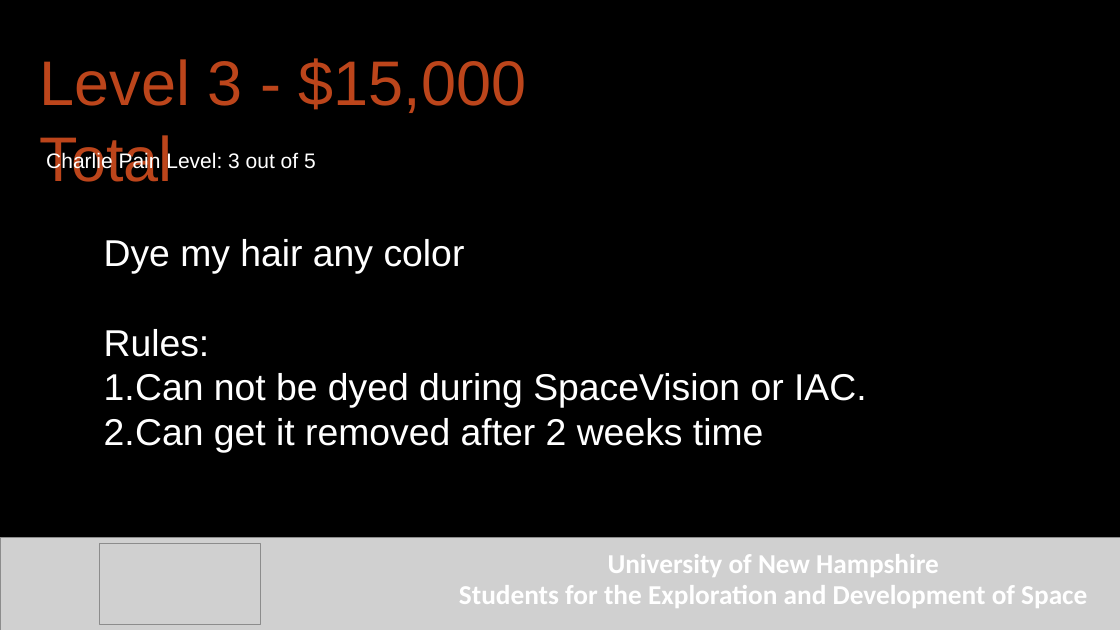
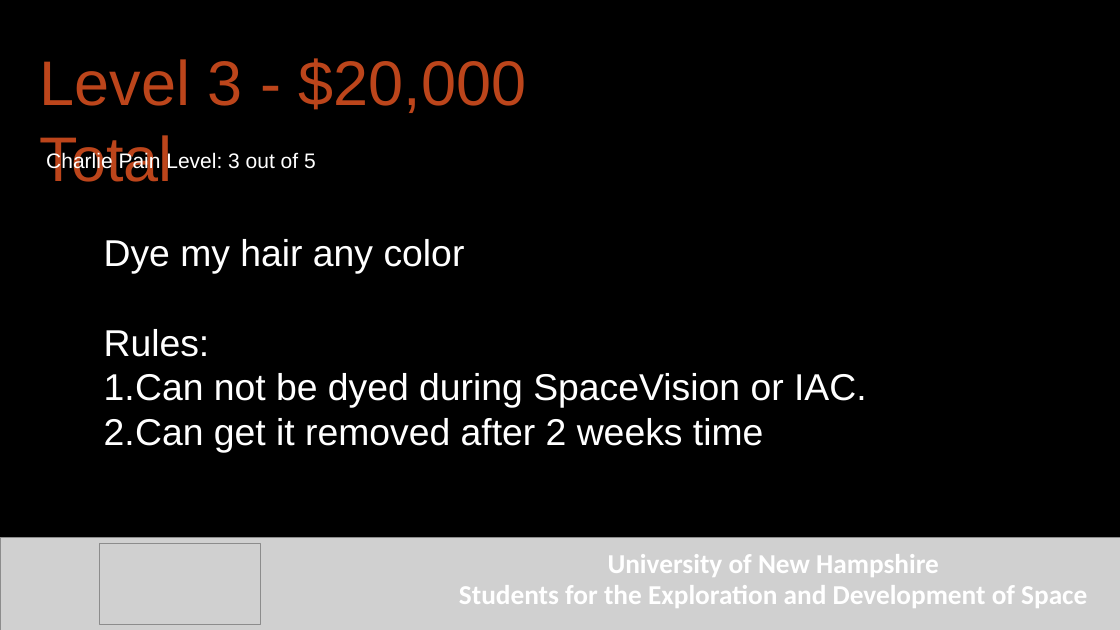
Before and after one commit to Maeswoon/UNHSEDS, a slide deck: slide 5 of Business/President Achrives/Presentation/Finance Incentive Program.pptx. Drawn at 1120x630 pixels with LibreOffice and Linux fonts; fonts in the diff are those of the drawing; grey boxes stand for pictures; background and template pictures are left out. Boxes give left, top, right and bottom in pixels: in the first picture for what was removed or moved away, otherwise in the second. Text is boxed around its words. In the diff, an @@ line names an element or a change of style, - is before the commit and + after.

```diff
--- a/Business/President Achrives/Presentation/Finance Incentive Program.pptx
+++ b/Business/President Achrives/Presentation/Finance Incentive Program.pptx
@@ text at (40,58,527,182): text changed @@
-Level 3 - $15,000 Total
+Level 3 - $20,000 Total
```
Also in this commit, not shown: 2 other slides changed, 1 slide removed.
